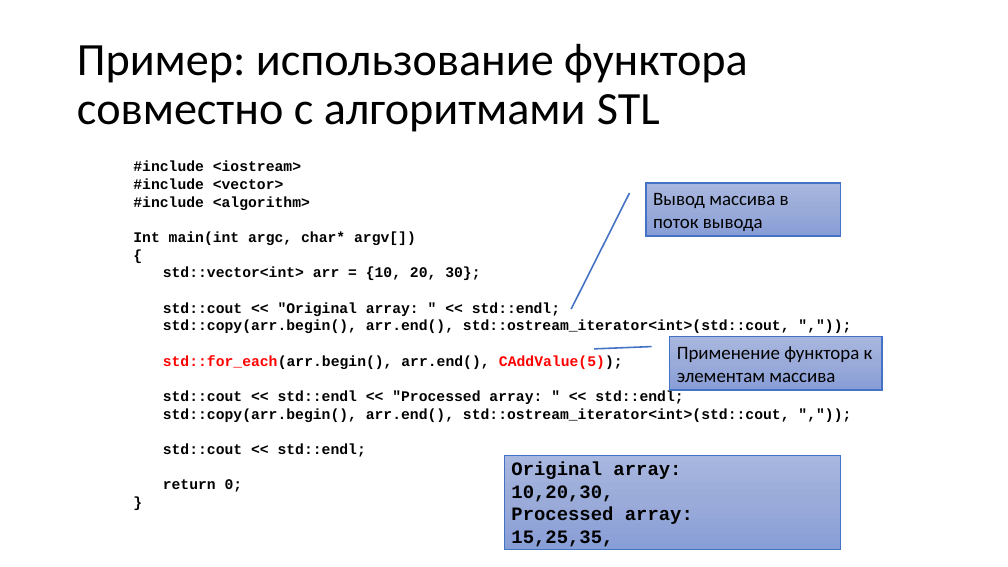
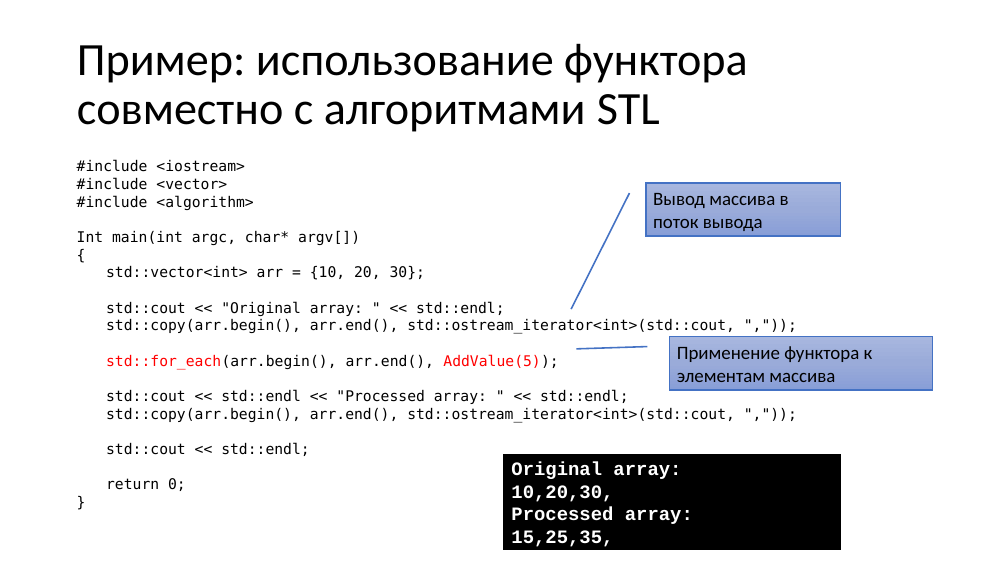
Before and after one commit to alexey-malov/oop, a slide deck: slide 86 of lectures/04/Дружественные функции и классы. Перегрузка операций.pptx (slide 82 before the commit). Drawn at 1008x567 pixels with LibreOffice and Linux fonts; fonts in the diff are those of the drawing. Boxes give left, top, right and bottom in pixels: in the first picture for what was removed or moved away, otherwise in the second. Text is boxed around its words. In the diff, an @@ line names an element or a change of style, - is before the commit and + after.

Commit message:
Обновил лекции "Основы ООП" и "Перегрузка операций", добавил примеры

```diff
--- a/lectures/04/Дружественные функции и классы. Перегрузка операций.pptx
+++ b/lectures/04/Дружественные функции и классы. Перегрузка операций.pptx
@@ text "#include <iostream>": place and size @@
-text "#include <iostream>" at (133,161,790,492)
+text "#include <iostream>" at (77,159,735,491)
@@ text at (77,159,735,491): font Courier New to DejaVu Sans Mono, bold off in "#include <iostream>", "#include <vector>", "#include <algorithm>", "Int main(int argc, char* argv[])" and 9 more places @@
@@ text at (106,354,558,369): text changed; font Courier New to DejaVu Sans Mono; text colour #FF0000 to #000000; bold off @@
-std::for_each(arr.begin(), arr.end(), CAddValue(5));
+std::for_each(arr.begin(), arr.end(), AddValue(5));
@@ border callout "Применение функтора к элементам массива": place and size @@
-border callout "Применение функтора к элементам массива" at (669,337,882,389)
+border callout "Применение функтора к элементам массива" at (669,337,932,389)
@@ rectangle "Original array:" at (504,455,841,550): text colour #000000 to #FFFFFF; fill gradient #A8B7DF to #9AABD9 to #889ED7 to #000000; outline #4472C4 0.5 pt to #000000 1 pt @@
```
Also in this commit, not shown: 8 other slides changed, 5 slides added, 1 slide removed, 9 other files.
